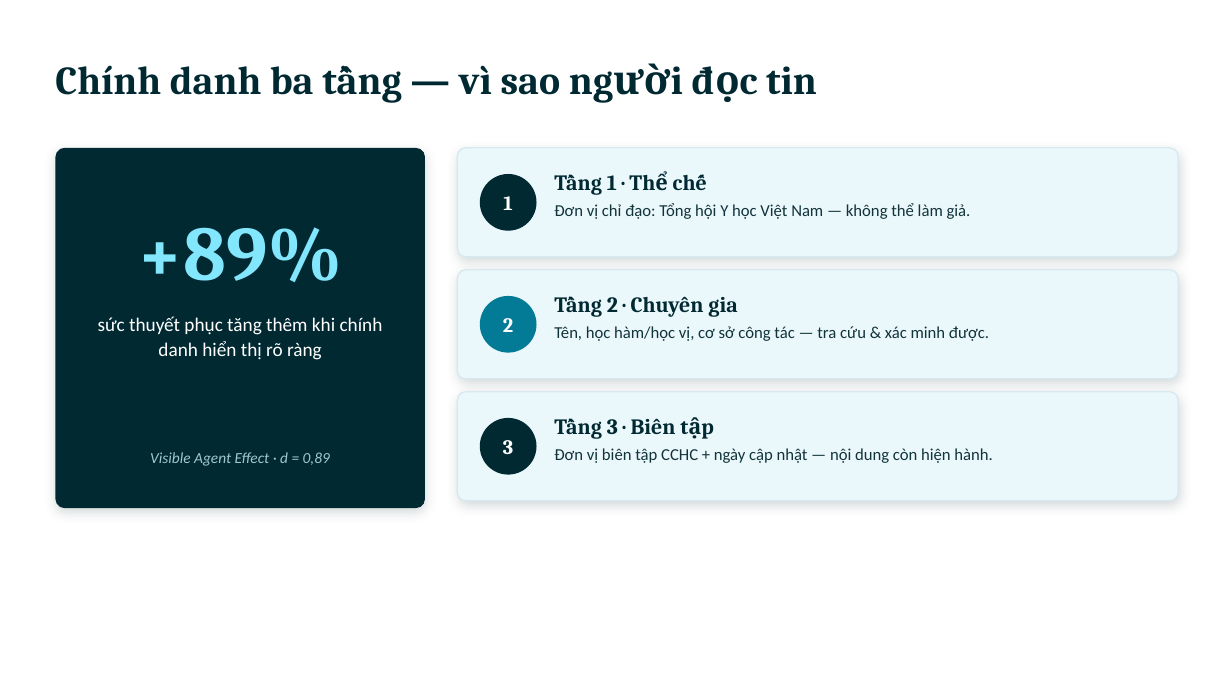
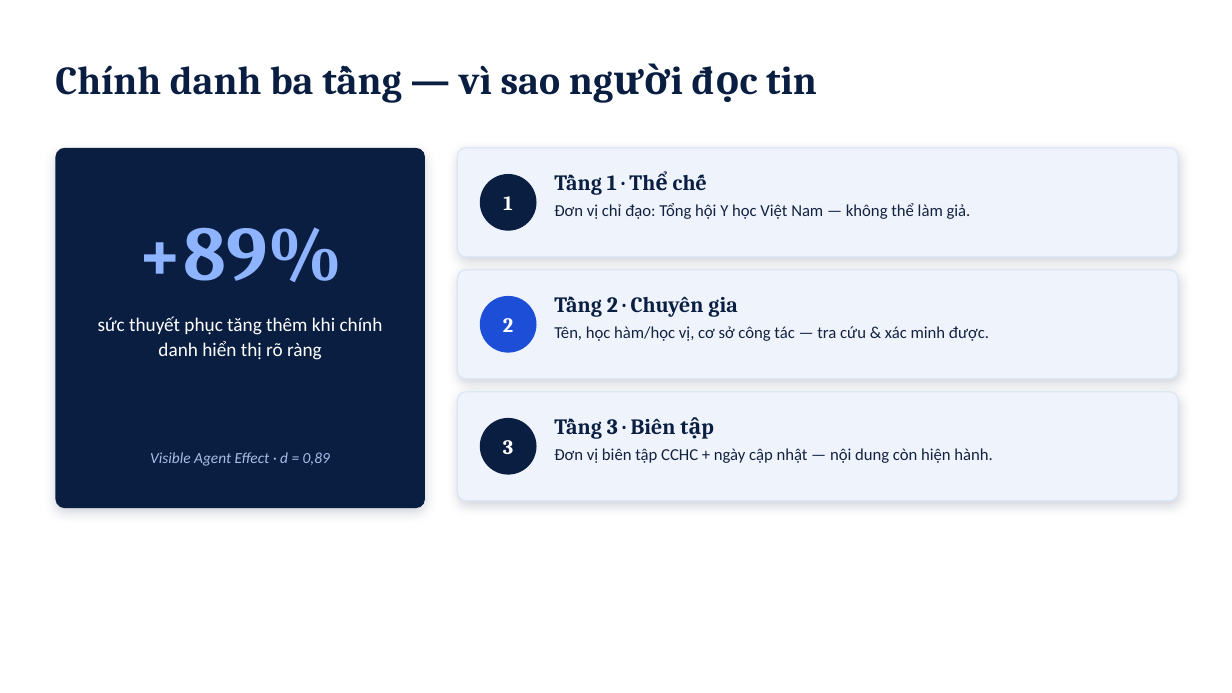
Before and after one commit to HT200/CCHC-Project, a slide deck: slide 6 of docs/CCHC-Thiet-ke-UIUX-Presentation.pptx. Drawn at 1232x693 pixels with LibreOffice and Linux fonts; fonts in the diff are those of the drawing. Boxes give left, top, right and bottom in pixels: in the first picture for what was removed or moved away, otherwise in the second. Text is boxed around its words. In the diff, an @@ line names an element or a change of style, - is before the commit and + after.

```diff
--- a/docs/CCHC-Thiet-ke-UIUX-Presentation.pptx
+++ b/docs/CCHC-Thiet-ke-UIUX-Presentation.pptx
@@ rounded rectangle at (x1=55, y1=148, x2=425, y2=508): fill #012932 to #0A1E42; shadow changed @@
@@ ellipse at (x1=481, y1=175, x2=536, y2=230): fill #012932 to #0A1E42; outline #012932 1 pt to #0A1E42 1 pt @@
@@ text "+89%" at (x1=138, y1=227, x2=343, y2=282): text colour #82E6FD to #8FB4FF @@
@@ ellipse at (x1=481, y1=297, x2=536, y2=352): fill #037B96 to #1D4ED8; outline #037B96 1 pt to #1D4ED8 1 pt @@
@@ fill #EAF7FB to #EEF3FC; outline #D6E9EF 1 pt to #DCE6F5 1 pt; shadow changed in 3 elements at (x1=457, y1=148, x2=1178, y2=257), (x1=457, y1=270, x2=1178, y2=379), (x1=457, y1=392, x2=1178, y2=501) @@
@@ ellipse at (x1=481, y1=419, x2=536, y2=474): fill #012932 to #0A1E42; outline #012932 1 pt to #0A1E42 1 pt @@
@@ text colour #012932 to #0A1E42 in 4 elements at (x1=55, y1=65, x2=817, y2=95), (x1=607, y1=174, x2=704, y2=190), (x1=607, y1=296, x2=737, y2=317), (x1=607, y1=418, x2=676, y2=463) @@
@@ text "Visible Agent Effect · d ..." at (x1=150, y1=452, x2=330, y2=466): text colour #9FC7D3 to #A9BCE6 @@
@@ text colour #11333A to #13223F in 3 elements at (x1=554, y1=203, x2=971, y2=219), (x1=554, y1=326, x2=989, y2=341), (x1=554, y1=448, x2=992, y2=463) @@
```
Also in this commit, not shown: 10 other slides changed, 6 other files.
